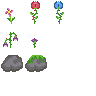
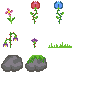
Before/after of a 96×96 layered artwork. What changed in the layer stack:
painted on "Arrière-plan" over [48, 42, 72, 48]
